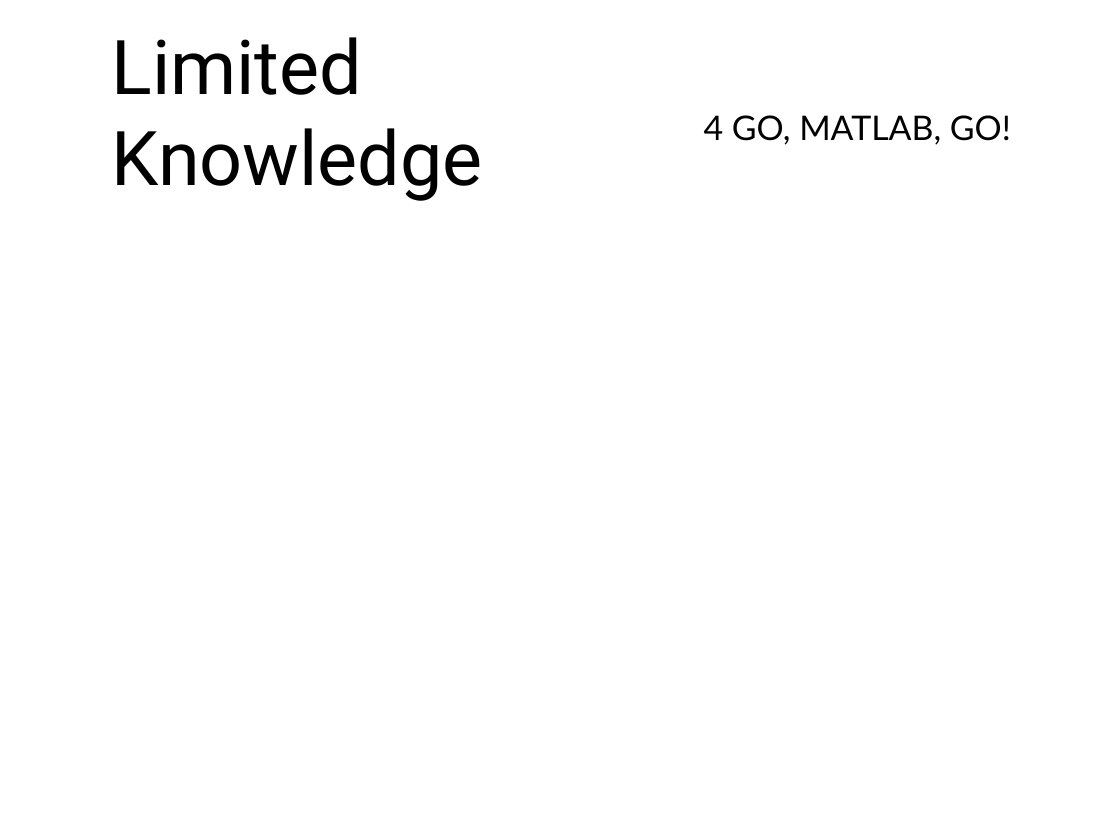
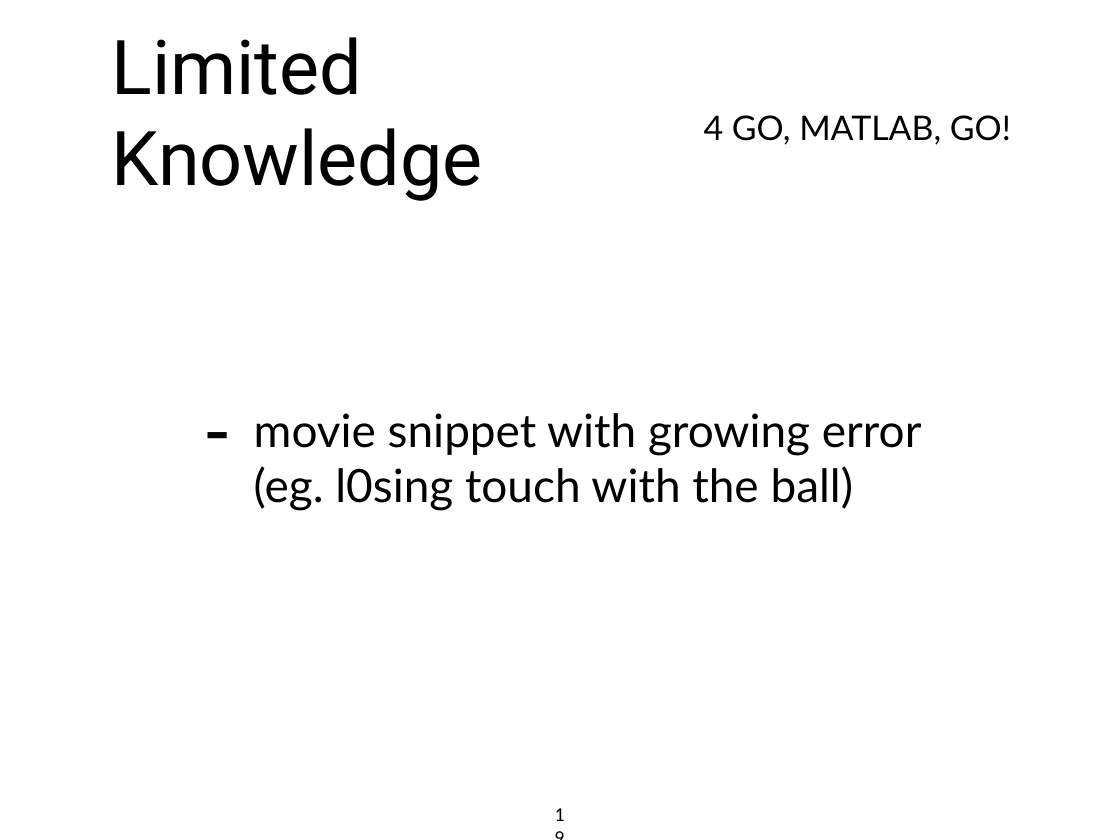
Before and after one commit to bskp/RoboCup-Estimator, a slide deck: slide 19 of Presentation/RobocupEstimatorPresentation.ppt (slide 11 before the commit). Drawn at 1120x840 pixels with LibreOffice and Linux fonts; fonts in the diff are those of the drawing. Boxes give left, top, right and bottom in pixels: in the first picture for what was removed or moved away, otherwise in the second. Text is boxed around its words. In the diff, an @@ line names an element or a change of style, - is before the commit and + after.

Commit message:
dropped the (outdated) movie snippets, added the .ppt

```diff
--- a/Presentation/RobocupEstimatorPresentation.ppt
+++ b/Presentation/RobocupEstimatorPresentation.ppt
@@ text added at [254, 413, 922, 511], 42 pt, text #000000 @@
+– movie snippet with growing error
+  (eg. l0sing touch with the ball)
@@ page number added at [545, 797, 575, 829], 18 pt, text #000000 @@
+19
```
Also in this commit, not shown: 8 other slides changed, 14 slides added, 4 slides removed, 1 other file.
